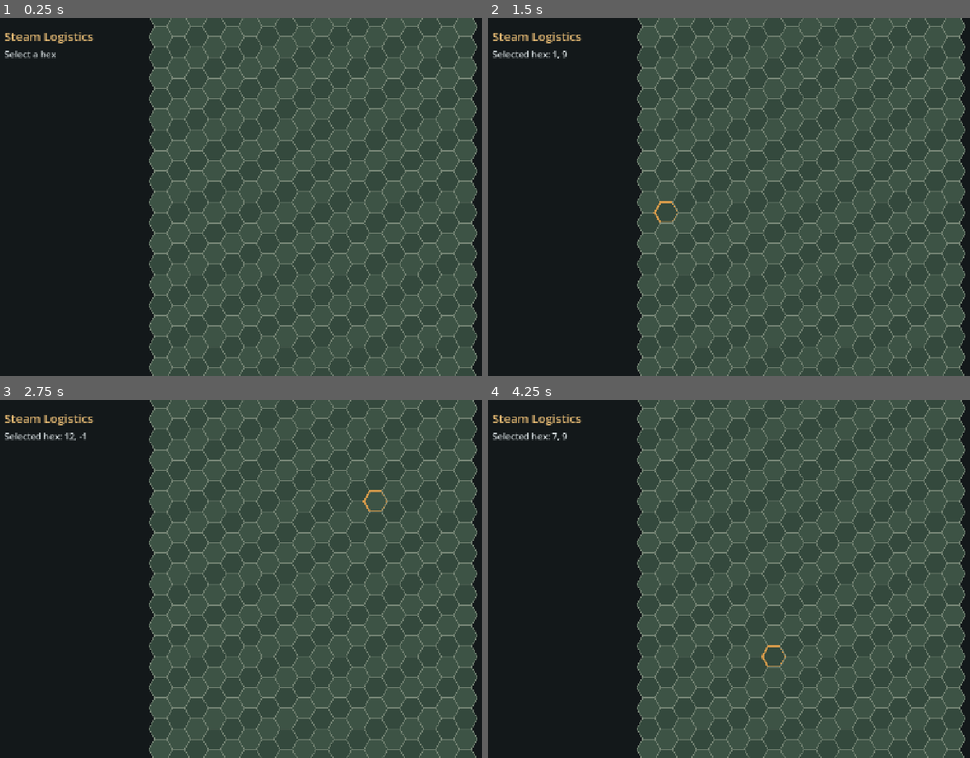
Above: before the commit, frames 1-4 (two rows, left to right).
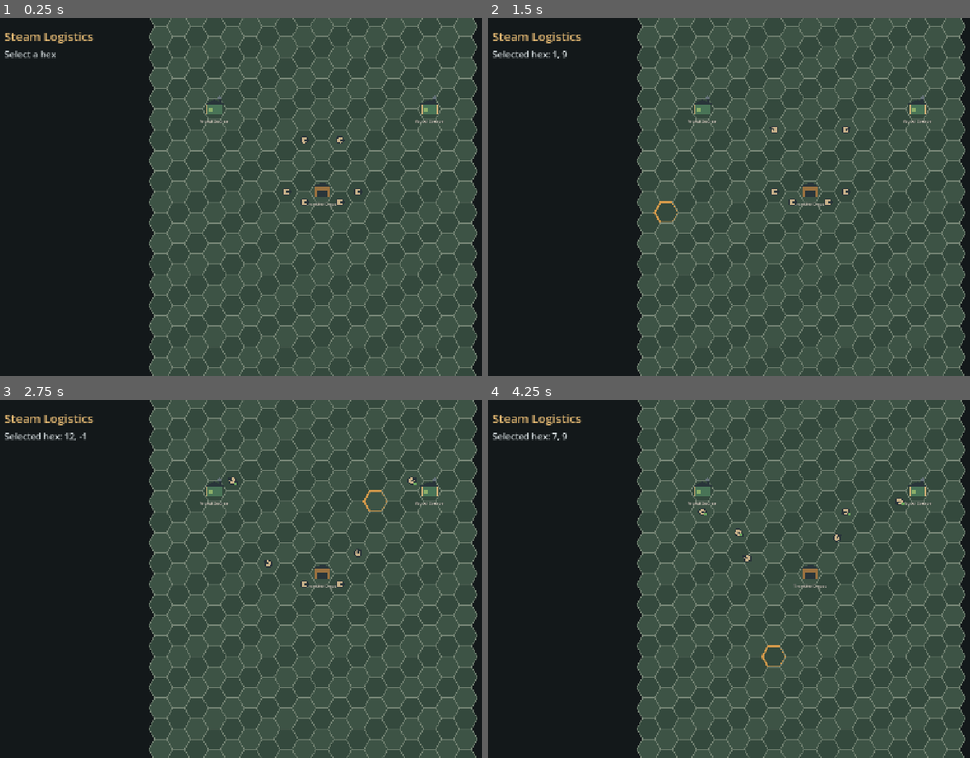
Above: after the commit, the same moments.

Repository: igolebe7-lab/steampunk
Game: Godot game, scene res://scenes/main.tscn
Two runs of this game, one before a commit and one after it. Both use one fixed random seed, a clock stepped at 60 frames per second and the inputs below.
Inputs (mouse positions are in pixels of both pictures, inside the frame that each line leads up to):
- Up to frame 1 (0.25 s): no input
- Up to frame 2 (1.5 s): tap Enter at 0.5 s; move the mouse to (941, 179) at 0.52 s; click (941, 179) at 0.67 s; tap Space at 1.25 s; drag from (675, 214) to (767, 268) at 1.27 s
- Up to frame 3 (2.75 s): move the mouse to (375, 500) at 2.02 s; click (375, 500) at 2.17 s
- Up to frame 4 (4.25 s): tap Enter at 2.75 s; drag from (767, 650) to (608, 525) at 2.77 s; tap Space at 3.5 s; move the mouse to (outside the picture) at 3.52 s; click (outside the picture) at 3.67 s

The runs differ from the first frame. In frame 1, 0.5% of the frame differs, in the area x 41-92%, y 21-53%; in frame 2, 0.5%; in frame 3, 0.6%; in frame 4, 0.6%.

Commit message:
feat: показать физическую логистику на карте

Diff:
--- a/scenes/main.tscn
+++ b/scenes/main.tscn
@@ -1,11 +1,16 @@
-[gd_scene load_steps=4 format=3]
+[gd_scene load_steps=6 format=3]
 
 [ext_resource type="Script" path="res://src/app/main.gd" id="1_main"]
 [ext_resource type="Script" path="res://src/presentation/world/hex_grid_view.gd" id="2_grid"]
 [ext_resource type="Script" path="res://src/presentation/world/camera_controller.gd" id="3_camera"]
+[ext_resource type="Script" path="res://src/app/simulation_controller.gd" id="4_controller"]
+[ext_resource type="Script" path="res://src/presentation/world/logistics_world_view.gd" id="5_logistics"]
 
 [node name="Main" type="Node2D"]
 script = ExtResource("1_main")
+
+[node name="SimulationController" type="Node" parent="."]
+script = ExtResource("4_controller")
 
 [node name="CameraController" type="Camera2D" parent="."]
 position = Vector2(640, 360)
@@ -32,6 +37,10 @@
 position = Vector2(80, 80)
 script = ExtResource("2_grid")
 
+[node name="LogisticsWorldView" type="Node2D" parent="World"]
+position = Vector2(80, 80)
+script = ExtResource("5_logistics")
+
 [node name="UI" type="CanvasLayer" parent="."]
 layer = 10
 
--- a/src/app/main.gd
+++ b/src/app/main.gd
@@ -1,22 +1,36 @@
 extends Node2D
 
 @onready var grid_view: HexGridView = $World/HexGridView
+@onready var logistics_world_view: LogisticsWorldView = $World/LogisticsWorldView
+@onready var simulation_controller: SimulationController = $SimulationController
 @onready var camera_controller: CameraController = $CameraController
 @onready var title_label: Label = $UI/Margin/VBox/Title
 @onready var status_label: Label = $UI/Margin/VBox/Status
 
 var _map_state: HexMapState
 var _hex_layout: HexLayout
+var _runner: SimulationRunner
 
 
 func _ready() -> void:
     title_label.text = tr(&"ui.app.title")
     status_label.text = tr(&"ui.status.select_hex")
 
-    _map_state = HexMapState.new(18, 18)
+    var scenario := load("res://data/scenarios/physical_logistics.tres") as ScenarioDef
+    var load_result := ScenarioLoader.new().load_scenario(scenario)
+    if not load_result.is_success():
+        push_error("Не удалось загрузить физическую логистику: %s" % [load_result.errors])
+        return
+
+    _runner = SimulationRunner.new(load_result.state)
+    _map_state = _runner.state.map_state
     _hex_layout = HexLayout.new(32.0, Vector2.ZERO)
     grid_view.configure(_map_state, _hex_layout)
+    logistics_world_view.configure(_runner.state, _hex_layout)
     grid_view.hex_selected.connect(_on_hex_selected)
+    simulation_controller.tick_completed.connect(_on_tick_completed)
+    simulation_controller.interpolation_changed.connect(_on_interpolation_changed)
+    simulation_controller.configure(_runner)
 
     camera_controller.configure_bounds(grid_view.get_world_rect().grow(64.0))
     camera_controller.set_zoom_factor(0.75)
@@ -24,3 +38,11 @@
 
 func _on_hex_selected(coord: HexCoord) -> void:
     status_label.text = tr(&"ui.status.selected_hex").format({"q": coord.q, "r": coord.r})
+
+
+func _on_tick_completed(state: SimulationState) -> void:
+    logistics_world_view.capture_tick(state)
+
+
+func _on_interpolation_changed(alpha: float) -> void:
+    logistics_world_view.set_interpolation(alpha)
--- /dev/null
+++ b/src/app/simulation_controller.gd
@@ -0,0 +1,41 @@
+class_name SimulationController
+extends Node
+
+signal tick_completed(state: SimulationState)
+signal interpolation_changed(alpha: float)
+
+const MAX_CATCH_UP_TICKS := 8
+
+var tick_duration := 1.0 / float(SimulationRunner.DEFAULT_TICKS_PER_SECOND)
+
+var _runner: SimulationRunner
+var _accumulator := 0.0
+
+
+func configure(runner: SimulationRunner) -> void:
+    _runner = runner
+    _accumulator = 0.0
+    interpolation_changed.emit(0.0)
+
+
+func advance_frame(delta: float) -> void:
+    if _runner == null or delta <= 0.0:
+        return
+    _accumulator += delta
+    var completed := 0
+    while _accumulator >= tick_duration and completed < MAX_CATCH_UP_TICKS:
+        _accumulator -= tick_duration
+        _runner.step()
+        tick_completed.emit(_runner.state)
+        completed += 1
+    if completed == MAX_CATCH_UP_TICKS and _accumulator >= tick_duration:
+        _accumulator = minf(_accumulator, tick_duration)
+    interpolation_changed.emit(get_interpolation_alpha())
+
+
+func get_interpolation_alpha() -> float:
+    return clampf(_accumulator / tick_duration, 0.0, 1.0)
+
+
+func _process(delta: float) -> void:
+    advance_frame(delta)
--- /dev/null
+++ b/src/presentation/world/building_view.gd
@@ -0,0 +1,48 @@
+class_name BuildingView
+extends Node2D
+
+const SOURCE_COLOR := Color("#497457")
+const DEPOT_COLOR := Color("#9a7140")
+const METAL_COLOR := Color("#29353a")
+const OUTLINE_COLOR := Color("#d2b077")
+
+var building_id: int
+var _is_source := false
+var _label: Label
+
+
+func _ready() -> void:
+    _label = Label.new()
+    _label.position = Vector2(-70.0, 24.0)
+    _label.size = Vector2(140.0, 22.0)
+    _label.horizontal_alignment = HORIZONTAL_ALIGNMENT_CENTER
+    _label.mouse_filter = Control.MOUSE_FILTER_IGNORE
+    _label.add_theme_color_override("font_color", Color("#e7dfcd"))
+    _label.add_theme_color_override("font_outline_color", Color("#172024"))
+    _label.add_theme_constant_override("outline_size", 3)
+    _label.add_theme_font_size_override("font_size", 12)
+    add_child(_label)
+
+
+func configure(building: BuildingState, definition: BuildingDef) -> void:
+    building_id = building.id
+    _is_source = definition.is_source()
+    _label.text = tr(definition.display_name_key)
+    queue_redraw()
+
+
+func _draw() -> void:
+    var body_color := SOURCE_COLOR if _is_source else DEPOT_COLOR
+    draw_rect(Rect2(-21.0, -14.0, 42.0, 28.0), body_color, true)
+    draw_rect(Rect2(-21.0, -14.0, 42.0, 28.0), OUTLINE_COLOR, false, 2.0)
+    draw_colored_polygon(
+        PackedVector2Array([Vector2(-25.0, -14.0), Vector2.ZERO + Vector2(0.0, -26.0), Vector2(25.0, -14.0)]),
+        METAL_COLOR
+    )
+    if _is_source:
+        draw_rect(Rect2(10.0, -28.0, 7.0, 16.0), METAL_COLOR, true)
+        draw_circle(Vector2(13.5, -31.0), 5.0, Color("#657278"))
+        draw_circle(Vector2(-10.0, 2.0), 6.0, Color("#8caf69"))
+    else:
+        draw_rect(Rect2(-13.0, -4.0, 26.0, 18.0), METAL_COLOR, true)
+        draw_line(Vector2(-9.0, 0.0), Vector2(9.0, 0.0), OUTLINE_COLOR, 2.0)
--- /dev/null
+++ b/src/presentation/world/logistics_world_view.gd
@@ -0,0 +1,65 @@
+class_name LogisticsWorldView
+extends Node2D
+
+var _layout: HexLayout
+var _worker_views: Array[WorkerView] = []
+var _building_views: Array[BuildingView] = []
+
+
+func configure(state: SimulationState, layout: HexLayout) -> void:
+    _layout = layout
+    for child in get_children():
+        child.free()
+    _worker_views.clear()
+    _building_views.clear()
+
+    var building_ids: Array[int] = []
+    for key: Variant in state.buildings.keys():
+        building_ids.append(key as int)
+    building_ids.sort()
+    for building_id: int in building_ids:
+        var building := state.get_building(building_id)
+        var definition := state.catalog.get_building(building.definition_id)
+        var view := BuildingView.new()
+        add_child(view)
+        view.position = layout.coord_to_pixel(building.coord)
+        view.configure(building, definition)
+        _building_views.append(view)
+
+    var worker_ids: Array[int] = []
+    for key: Variant in state.workers.keys():
+        worker_ids.append(key as int)
+    worker_ids.sort()
+    for worker_id: int in worker_ids:
+        var view := WorkerView.new()
+        add_child(view)
+        view.configure(state.get_worker(worker_id), layout)
+        _worker_views.append(view)
+
+
+func capture_tick(state: SimulationState) -> void:
+    if _layout == null:
+        return
+    for view: WorkerView in _worker_views:
+        var worker := state.get_worker(view.worker_id)
+        if worker != null:
+            view.capture_tick(worker, _layout)
+
+
+func set_interpolation(alpha: float) -> void:
+    for view: WorkerView in _worker_views:
+        view.set_interpolation(alpha)
+
+
+func get_worker_view_count() -> int:
+    return _worker_views.size()
+
+
+func get_building_view_count() -> int:
+    return _building_views.size()
+
+
+func get_worker_visual_position(index: int) -> Vector2:
+    if index < 0 or index >= _worker_views.size():
+        return Vector2(INF, INF)
+    return _worker_views[index].get_visual_position()
--- /dev/null
+++ b/src/presentation/world/worker_view.gd
@@ -0,0 +1,69 @@
+class_name WorkerView
+extends Node2D
+
+const BODY_COLOR := Color("#c8b18a")
+const BODY_OUTLINE := Color("#283339")
+const CARGO_COLOR := Color("#69a65d")
+const WAIT_COLOR := Color("#d7973e")
+const BLOCKED_COLOR := Color("#c55245")
+
+var worker_id: int
+
+var _previous_position := Vector2.ZERO
+var _current_position := Vector2.ZERO
+var _direction := Vector2.RIGHT
+var _has_cargo := false
+var _is_waiting := false
+var _is_blocked := false
+
+
+func configure(worker: WorkerState, layout: HexLayout) -> void:
+    worker_id = worker.id
+    _current_position = layout.coord_to_pixel(worker.coord)
+    _previous_position = _current_position
+    position = _current_position
+    _capture_state(worker, layout)
+
+
+func capture_tick(worker: WorkerState, layout: HexLayout) -> void:
+    _previous_position = _current_position
+    _current_position = layout.coord_to_pixel(worker.coord)
+    _capture_state(worker, layout)
+
+
+func set_interpolation(alpha: float) -> void:
+    position = _previous_position.lerp(_current_position, clampf(alpha, 0.0, 1.0))
+
+
+func get_visual_position() -> Vector2:
+    return position
+
+
+func _capture_state(worker: WorkerState, layout: HexLayout) -> void:
+    var target: HexCoord = worker.segment_target
+    if target == null and worker.route_index + 1 < worker.route.size():
+        target = worker.route[worker.route_index + 1]
+    if target != null:
+        var vector := layout.coord_to_pixel(target) - layout.coord_to_pixel(worker.coord)
+        if not vector.is_zero_approx():
+            _direction = vector.normalized()
+    _has_cargo = not worker.cargo_resource_id.is_empty()
+    _is_waiting = not worker.wait_reason.is_empty() and worker.wait_reason != &"no_job"
+    _is_blocked = worker.action == WorkerState.BLOCKED
+    queue_redraw()
+
+
+func _draw() -> void:
+    var outline := BLOCKED_COLOR if _is_blocked else (WAIT_COLOR if _is_waiting else BODY_OUTLINE)
+    draw_circle(Vector2.ZERO, 11.0, outline)
+    draw_circle(Vector2.ZERO, 8.0, BODY_COLOR)
+    draw_line(Vector2.ZERO, _direction * 13.0, BODY_OUTLINE, 3.0, true)
+    var side := Vector2(-_direction.y, _direction.x)
+    draw_colored_polygon(PackedVector2Array([
+        _direction * 15.0,
+        _direction * 9.0 + side * 4.0,
+        _direction * 9.0 - side * 4.0,
+    ]), BODY_OUTLINE)
+    if _has_cargo:
+        draw_rect(Rect2(5.0, 3.0, 8.0, 8.0), CARGO_COLOR, true)
+        draw_rect(Rect2(5.0, 3.0, 8.0, 8.0), BODY_OUTLINE, false, 1.0)
--- /dev/null
+++ b/tests/integration/test_logistics_world_view.gd
@@ -0,0 +1,20 @@
+extends TestCase
+
+
+func run() -> Array[String]:
+    var instance := (load("res://scenes/main.tscn") as PackedScene).instantiate()
+    var tree := Engine.get_main_loop() as SceneTree
+    tree.root.add_child(instance)
+
+    var world := instance.get_node("World/LogisticsWorldView") as LogisticsWorldView
+    assert_eq(world.get_worker_view_count(), 6, "создаются шесть WorkerView")
+    assert_eq(world.get_building_view_count(), 3, "создаются три BuildingView")
+    var before := world.get_worker_visual_position(0)
+    var controller := instance.get_node("SimulationController") as SimulationController
+    controller.set_process(false)
+    for _index in 80:
+        controller.advance_frame(0.1)
+    assert_true(before != world.get_worker_visual_position(0), "worker визуально движется")
+
+    instance.free()
+    return finish()
Not shown, added: src/app/simulation_controller.gd.uid
Not shown, added: src/presentation/world/building_view.gd.uid
Not shown, added: src/presentation/world/logistics_world_view.gd.uid
Not shown, added: src/presentation/world/worker_view.gd.uid
Not shown, added: tests/integration/test_logistics_world_view.gd.uid
